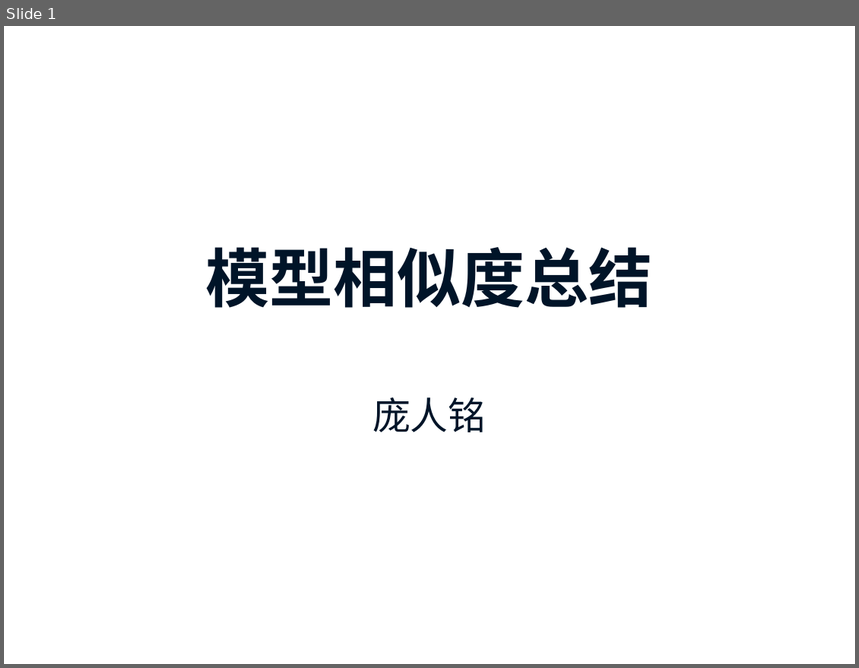
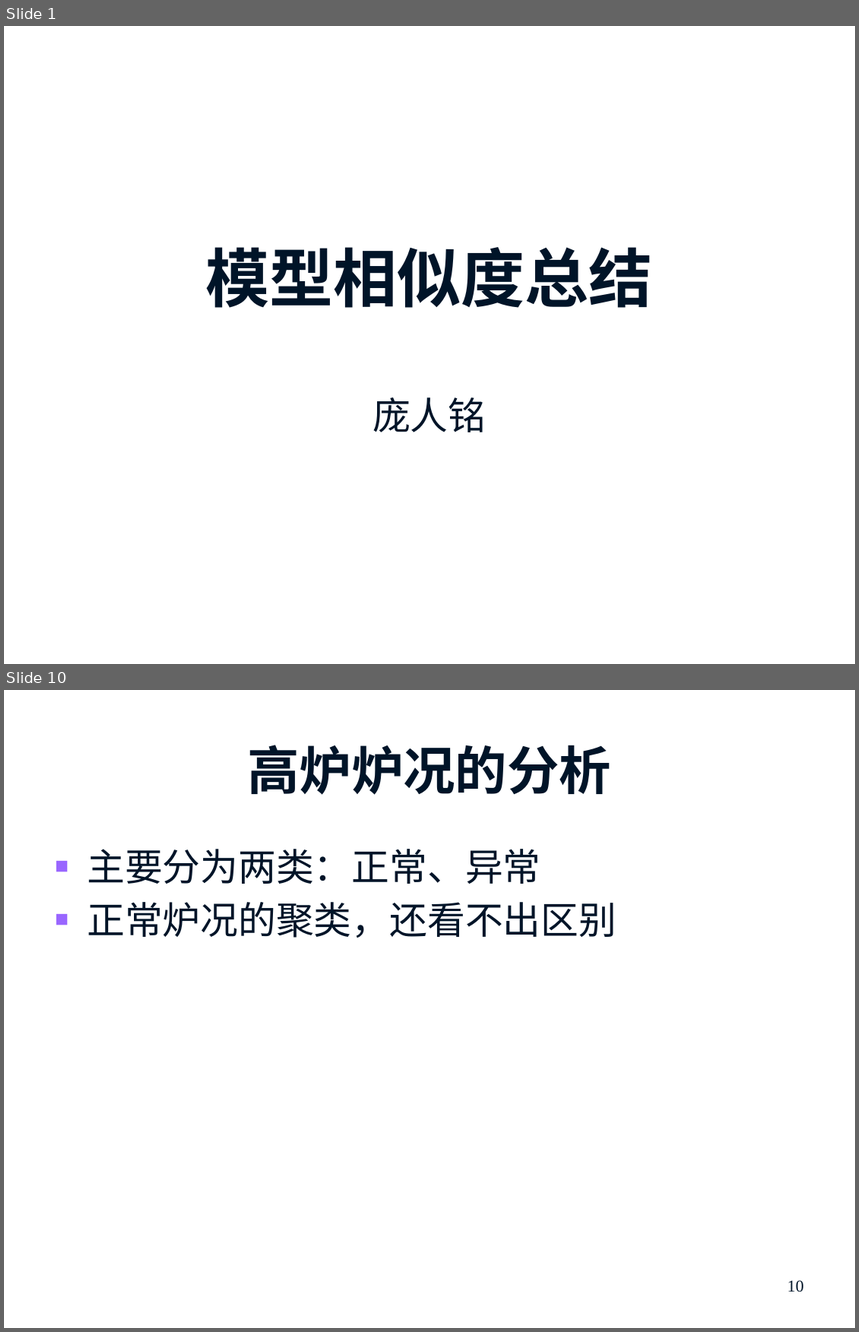
Before and after one commit to prm10/paper, a slide deck: presentation/模型相似度总结.pptx. Shown one above the other, each under a label of ours: slide 1 before the commit, slides 1 and 10 after it; the slides between them are not shown. The pictures are 859x668 and 859x1332 pixels, drawn with LibreOffice and Linux fonts; fonts in the diff are those of the drawing; background and template pictures are left out. Boxes give left, top, right and bottom in pixels: in the first picture for what was removed or moved away, otherwise in the second. Text is boxed around its words. In the diff, an @@ line names an element or a change of style, - is before the commit and + after.

```diff
--- a/presentation/模型相似度总结.pptx
+++ b/presentation/模型相似度总结.pptx
@@ slide 10 added at [4,690,855,1328], background #FFFFFF @@
@@ title added at [247,745,611,795], 44 pt, text #001428, bold @@
+高炉炉况的分析
@@ text added at [87,849,617,938], 32 pt, text #001428 @@
+■ 主要分为两类：正常、异常
+■ 正常炉况的聚类，还看不出区别
@@ page number added at [788,1281,804,1293], 14 pt, text #001428 @@
+10
```
Also in this commit, not shown: 4 slides changed, 4 other slides added, 1 slide removed, 2 other files.
